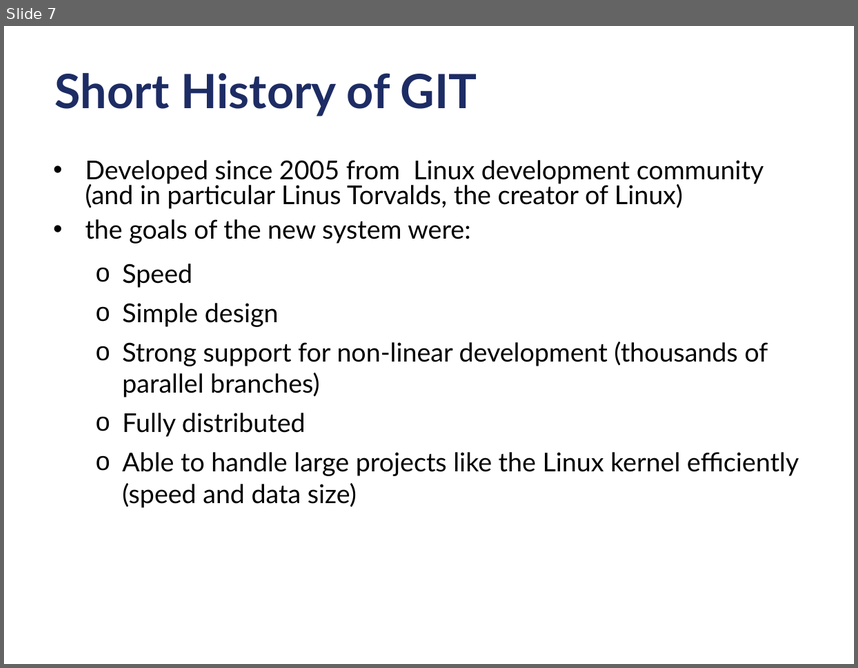
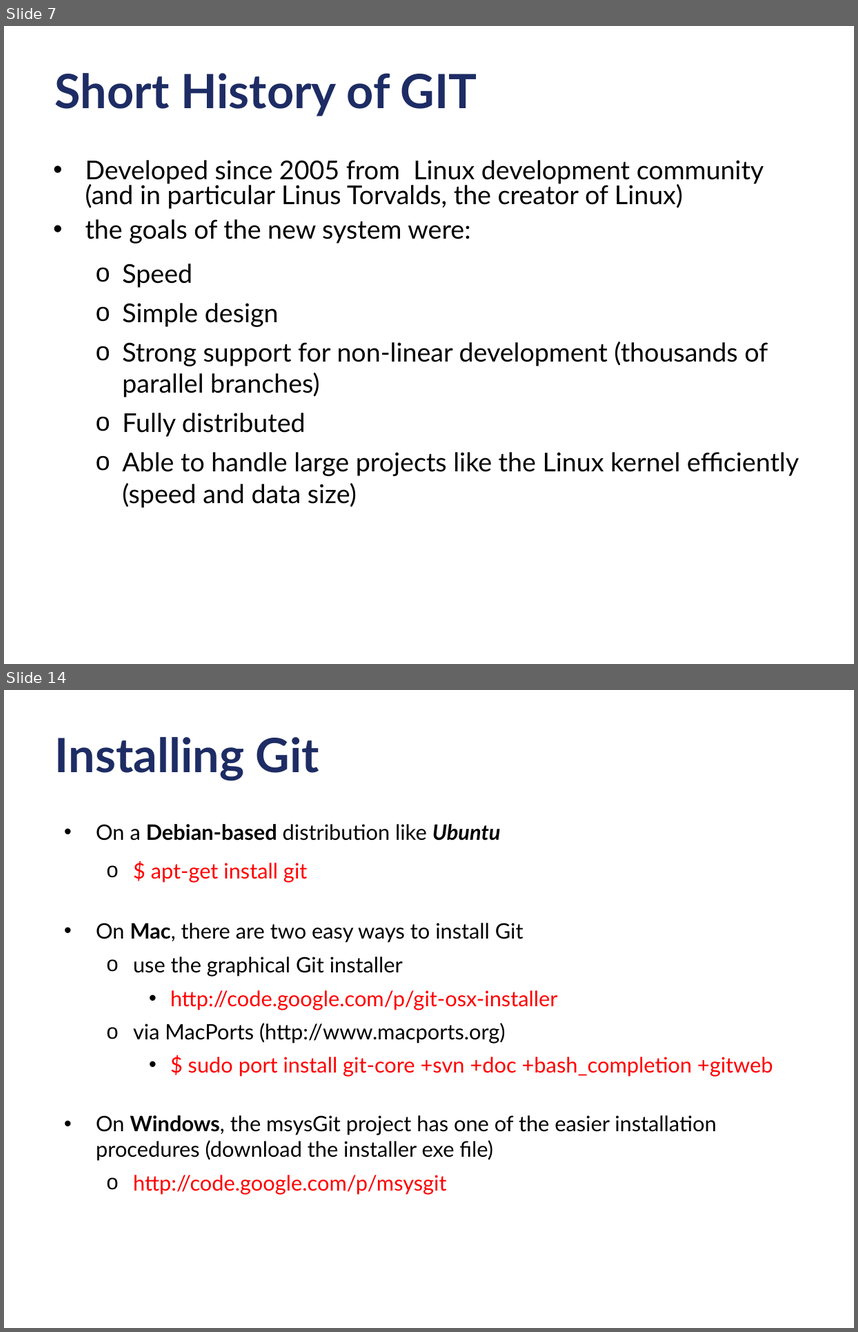
Before and after one commit to criluc/mini-git-tutorial, a slide deck: miniGitTutorial-12-2012.odp. Shown one above the other, each under a label of ours: slide 7 before the commit, slides 7 and 14 after it; the slides between them are not shown. The pictures are 858x668 and 858x1332 pixels, drawn with LibreOffice and Linux fonts; fonts in the diff are those of the drawing; background and template pictures are left out. Boxes give left, top, right and bottom in pixels: in the first picture for what was removed or moved away, otherwise in the second. Text is boxed around its words. In the diff, an @@ line names an element or a change of style, - is before the commit and + after.

Commit message:
Added parts from git states and area, installing, config,... to git remote

```diff
--- a/miniGitTutorial-12-2012.odp
+++ b/miniGitTutorial-12-2012.odp
@@ slide 14 added at bbox=[4, 690, 854, 1328], background #FFFFFF @@
@@ title added at bbox=[55, 737, 319, 781], 40 pt, text #1D2C64, bold @@
+Installing Git
@@ text added at bbox=[96, 824, 773, 1194], 18 pt, text #000000 @@
+• On a Debian-based distribution like Ubuntu
+  o $ apt-get install git
+• On Mac, there are two easy ways to install Git
+  o use the graphical Git installer
+    • http://code.google.com/p/git-osx-installer
+  o via MacPorts (http://www.macports.org)
+    • $ sudo port install git-core +svn +doc +bash_completion +gitweb
+• On Windows, the msysGit project has one of the easier installation procedures (download the installer exe file)
+  o http://code.google.com/p/msysgit
```
Also in this commit, not shown: 5 slides changed, 19 other slides added.
